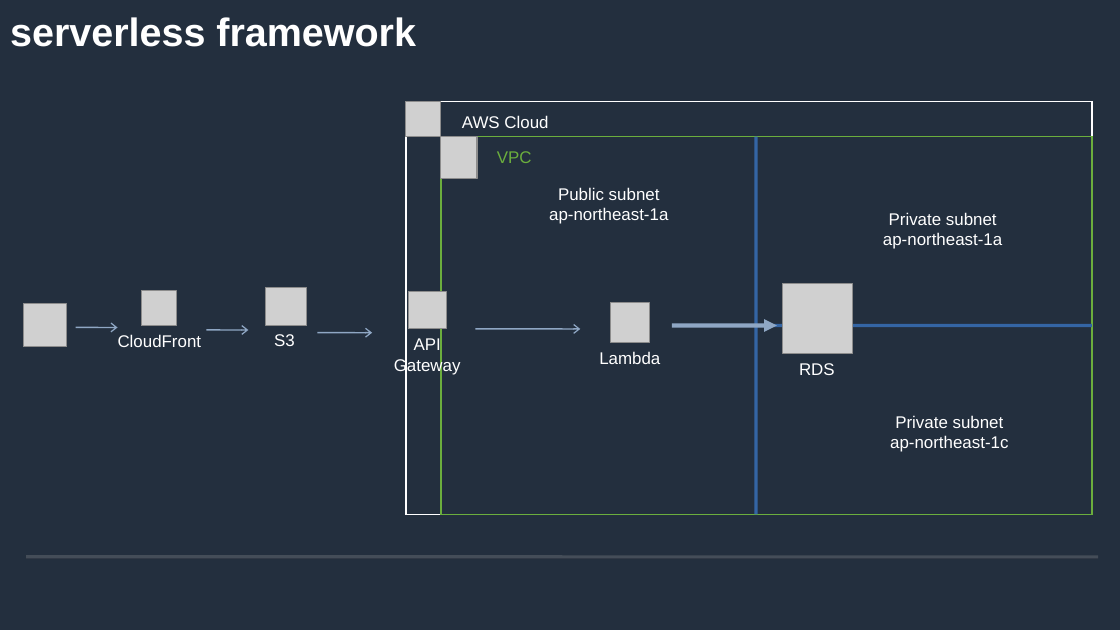
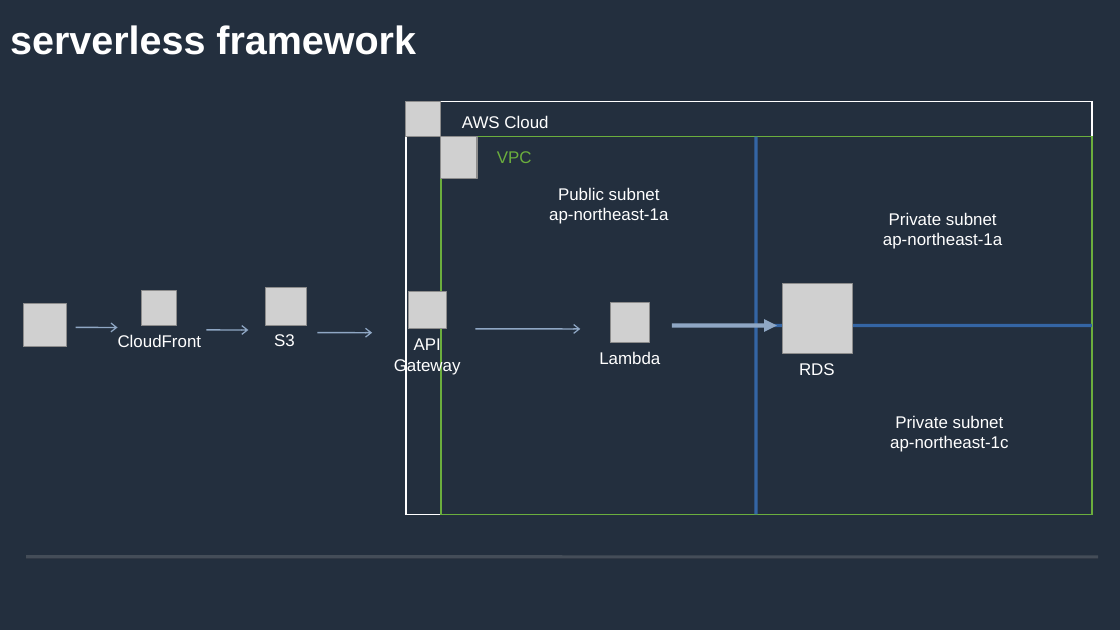
Before and after one commit to andygithub9/cfc104_2, a slide deck: slide 20 of 104.odp (slide 7 before the commit). Drawn at 1120x630 pixels with LibreOffice and Linux fonts; fonts in the diff are those of the drawing; grey boxes stand for pictures; background and template pictures are left out. Boxes give left, top, right and bottom in pixels: in the first picture for what was removed or moved away, otherwise in the second. Text is boxed around its words. In the diff, an @@ line names an element or a change of style, - is before the commit and + after.

```diff
--- a/104.odp
+++ b/104.odp
@@ title "serverless framework": place and size @@
-title "serverless framework" at [10,17,416,47]
+title "serverless framework" at [10,25,416,55]
```
Also in this commit, not shown: 1 other slide changed, 20 slides added.
